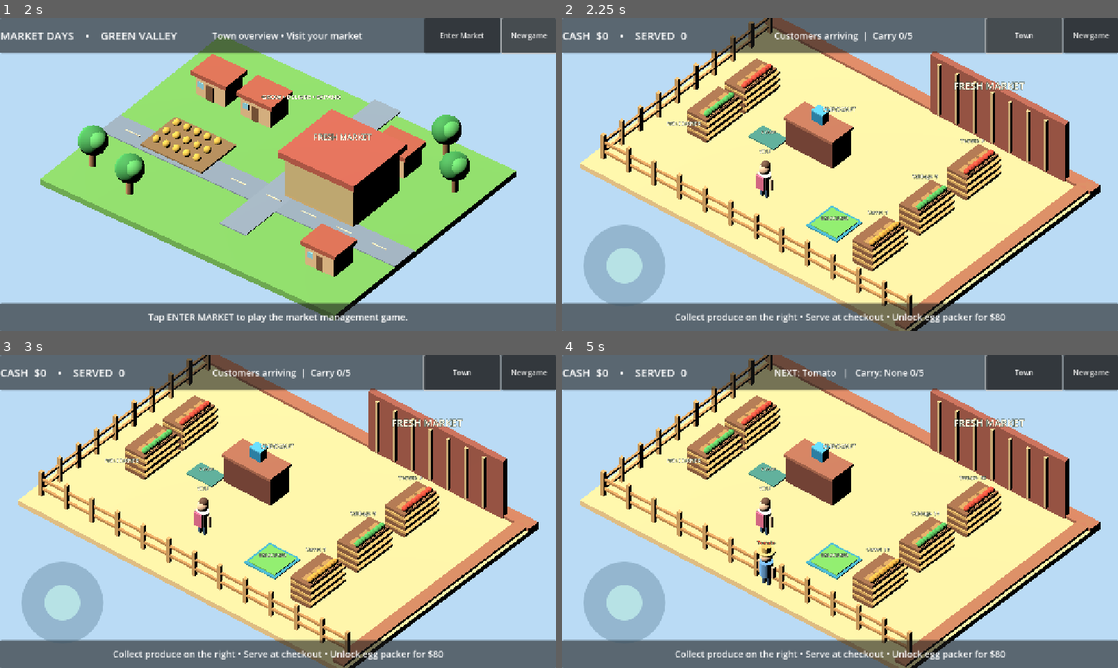
Above: before the commit, frames 1-4 (two rows, left to right).
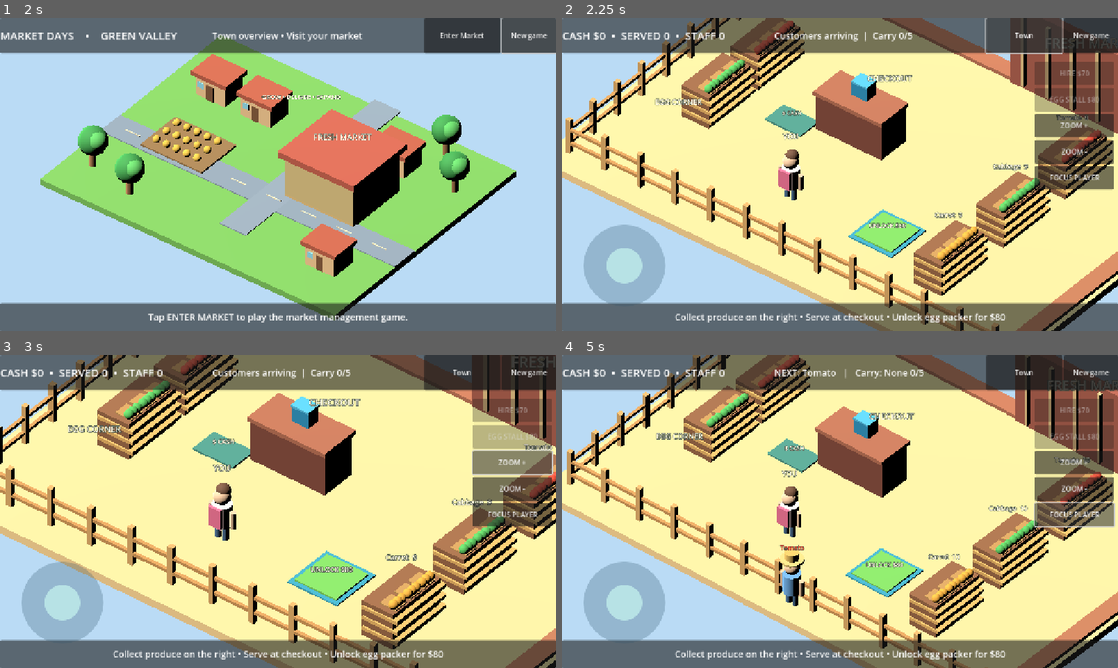
Above: after the commit, the same moments.

Repository: challaharshavardhan/BusinessWorld
Game: Godot game, scene res://main.tscn
Same seed, same stepped clock (60 frames per second), same inputs: the game is played once before the commit and once after it.
Inputs (mouse positions are in pixels of both pictures, inside the frame that each line leads up to):
- Up to frame 1 (2 s): click "New game" at 0.5 s; click "New game" at 1.25 s
- Up to frame 2 (2.25 s): click "Enter Market" at 2 s
- Up to frame 3 (3 s): click (511, 461) at 2.75 s, where only the run after the commit has a clickable "ZOOM +"
- Up to frame 4 (5 s): click (1073, 489) at 3.5 s, where only the run after the commit has a clickable "ZOOM -"; click (1073, 514) at 4.25 s, where only the run after the commit has a clickable "FOCUS PLAYER"

Frame 1 is identical in both runs. In frame 2, 57% of the frame differs, in the area x 0-100%, y 0-100%; in frame 3, 65%; in frame 4, 58%.

Commit message:
Add zoom buttons, player camera, hire and egg unlock actions

Diff:
--- a/scripts/market_days.gd
+++ b/scripts/market_days.gd
@@ -362,6 +362,38 @@
     reset_button.custom_minimum_size = Vector2(125, 70)
     reset_button.pressed.connect(_reset)
     row.add_child(reset_button)
+    # Actions stay visible on the right instead of hiding in the scene.
+    right_controls = VBoxContainer.new()
+    right_controls.set_anchors_preset(Control.PRESET_TOP_RIGHT)
+    right_controls.offset_left = -192
+    right_controls.offset_right = -10
+    right_controls.offset_top = 100
+    right_controls.offset_bottom = 440
+    right_controls.add_theme_constant_override("separation", 6)
+    root.add_child(right_controls)
+    hire_button = Button.new()
+    hire_button.custom_minimum_size = Vector2(180, 54)
+    hire_button.pressed.connect(_hire_worker)
+    right_controls.add_child(hire_button)
+    egg_button = Button.new()
+    egg_button.custom_minimum_size = Vector2(180, 54)
+    egg_button.pressed.connect(_unlock_eggs)
+    right_controls.add_child(egg_button)
+    zoom_in_button = Button.new()
+    zoom_in_button.text = "ZOOM +"
+    zoom_in_button.custom_minimum_size = Vector2(180, 54)
+    zoom_in_button.pressed.connect(func() -> void: _set_zoom(camera_zoom_size - 1.5))
+    right_controls.add_child(zoom_in_button)
+    zoom_out_button = Button.new()
+    zoom_out_button.text = "ZOOM -"
+    zoom_out_button.custom_minimum_size = Vector2(180, 54)
+    zoom_out_button.pressed.connect(func() -> void: _set_zoom(camera_zoom_size + 1.5))
+    right_controls.add_child(zoom_out_button)
+    center_button = Button.new()
+    center_button.text = "FOCUS PLAYER"
+    center_button.custom_minimum_size = Vector2(180, 54)
+    center_button.pressed.connect(_focus_player)
+    right_controls.add_child(center_button)
     var bottom := PanelContainer.new()
     bottom.set_anchors_preset(Control.PRESET_BOTTOM_WIDE)
     bottom.offset_top = -65
@@ -389,15 +421,36 @@
     thumb_style.set_corner_radius_all(50)
     joystick_thumb.add_theme_stylebox_override("panel", thumb_style)
 
+func _set_zoom(new_size: float) -> void:
+    camera_zoom_size = clampf(new_size, 7.5, 22.0)
+    if play_mode == "market":
+        camera.size = camera_zoom_size
+    _save_game()
+
+func _focus_player() -> void:
+    camera_follow = true
+    _frame_market_camera(1.0)
+
+func _frame_market_camera(delta: float) -> void:
+    if player == null or play_mode != "market" or not camera_follow:
+        return
+    # Follow at an angle, keeping the active avatar in the foreground.
+    var target := player.position * 0.68 + Vector3(0, 0, -1.1)
+    var desired := target + Vector3(15, 19, 18)
+    camera.position = camera.position.lerp(desired, clampf(delta * 4.0, 0.0, 1.0))
+    camera.look_at(target)
+
 func _set_mode(target: String) -> void:
     play_mode = target
     market_root.visible = target == "market"
     town_root.visible = target == "town"
     joystick_panel.visible = target == "market"
+    right_controls.visible = target == "market"
     if target == "market":
-        camera.position = Vector3(15, 19, 18)
-        camera.size = 17.0
-        camera.look_at(Vector3(0, 0, 0))
+        camera_zoom_size = clampf(camera_zoom_size, 7.5, 22.0)
+        camera.size = camera_zoom_size
+        camera.position = player.position * 0.68 + Vector3(15, 19, 18)
+        camera.look_at(player.position * 0.68 + Vector3(0, 0, -1.1))
         mode_button.text = "Town"
     else:
         camera.position = Vector3(19, 24, 25)
@@ -418,7 +471,12 @@
         detail.text = "Town overview • Visit your market"
         tip.text = "Tap ENTER MARKET to play the market management game."
         return
-    headline.text = "CASH  $%d    •    SERVED  %d" % [cash, served]
+    headline.text = "CASH $%d  •  SERVED %d  •  STAFF %d" % [cash, served, workers_hired]
+    if hire_button != null:
+        hire_button.disabled = workers_hired >= 3 or cash < 70 + 60 * workers_hired
+        hire_button.text = "STAFF MAX" if workers_hired >= 3 else "HIRE $%d" % (70 + 60 * workers_hired)
+        egg_button.disabled = machine_unlocked or cash < 80
+        egg_button.text = "EGGS READY" if machine_unlocked else "EGG STALL $80"
     if customer_queue.size() > 0:
         var wanted: int = int(customer_queue[0]["kind"])
         detail.text = "NEXT: %s   |   Carry: %s %d/%d" % [PRODUCT_NAMES[wanted], PRODUCT_NAMES[carry_type] if carry_type >= 0 else "None", carry_count, capacity]
